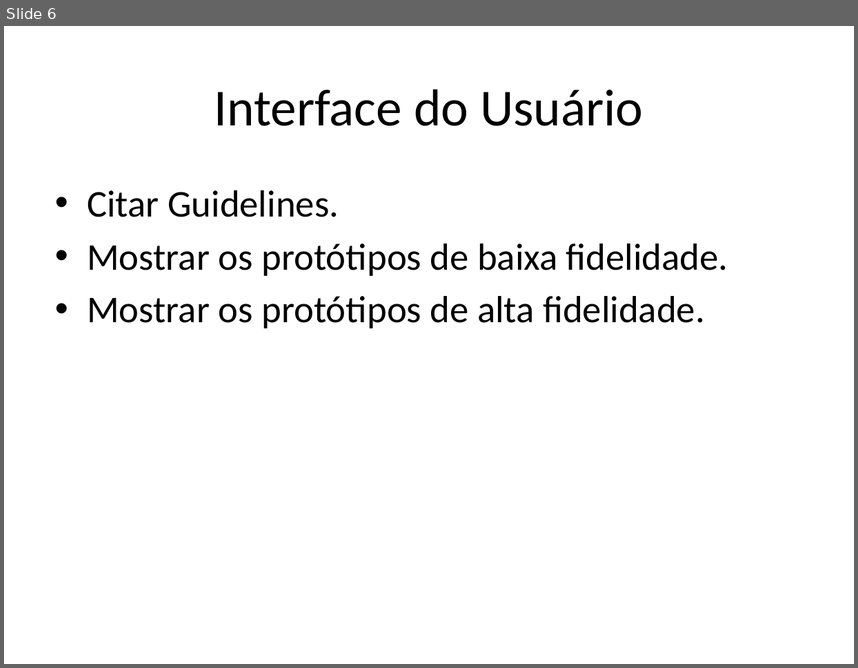
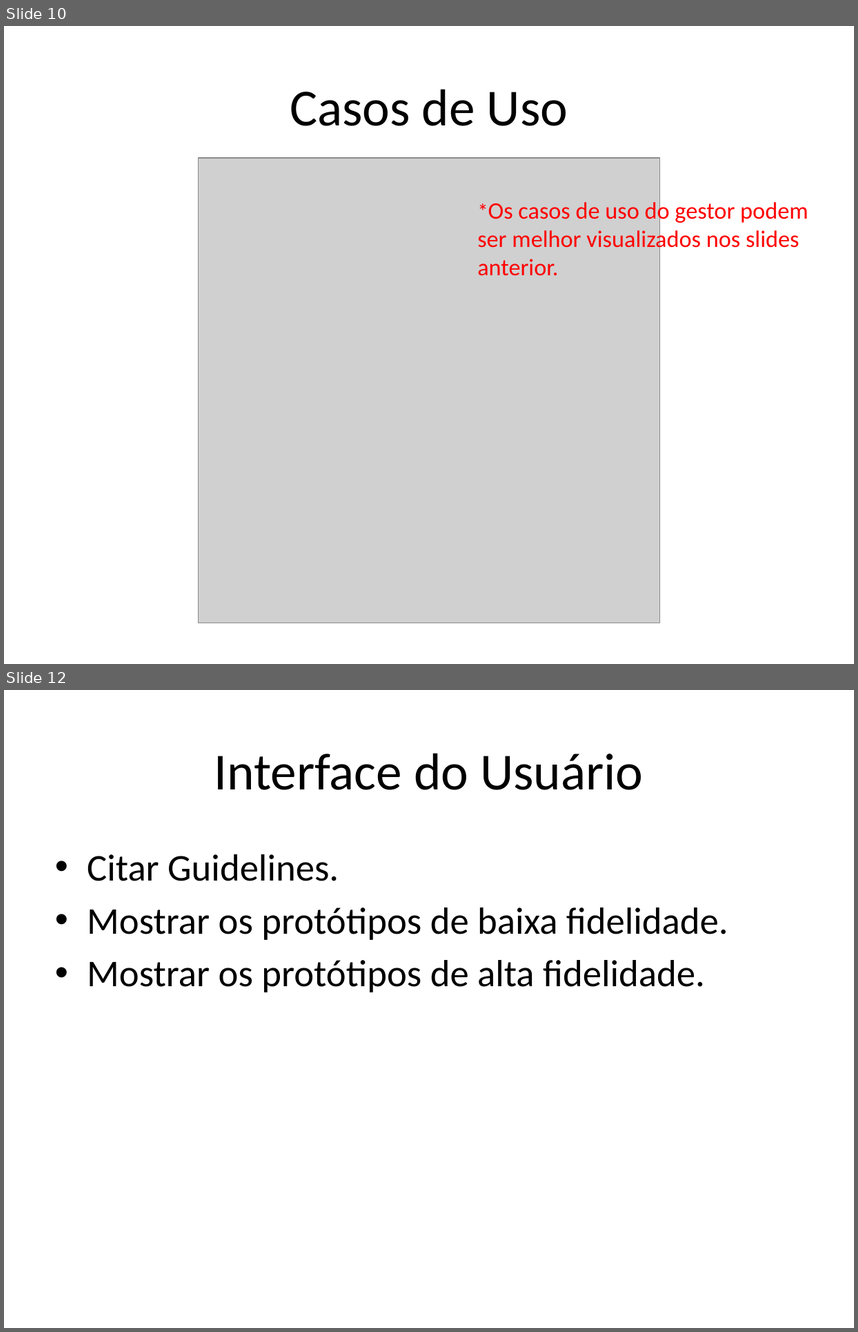
Before and after one commit to kokmz/TCCHUE, a slide deck: documentacao/G4_Apresentacao2sem2014_Final.pptx. Shown one above the other, each under a label of ours: slide 6 before the commit, slides 10 and 12 after it; the slides between them are not shown. The pictures are 858x668 and 858x1332 pixels, drawn with LibreOffice and Linux fonts; fonts in the diff are those of the drawing; grey boxes stand for pictures; background and template pictures are left out. Boxes give left, top, right and bottom in pixels: in the first picture for what was removed or moved away, otherwise in the second. Text is boxed around its words. In the diff, an @@ line names an element or a change of style, - is before the commit and + after.

```diff
--- a/documentacao/G4_Apresentacao2sem2014_Final.pptx
+++ b/documentacao/G4_Apresentacao2sem2014_Final.pptx
@@ slide 10 added at box(4, 26, 854, 664), background picture (left out) @@
@@ title added at box(290, 89, 568, 126), 44 pt, text #000000 @@
+Casos de Uso
@@ picture added at box(198, 158, 660, 623) @@
@@ text added at box(477, 199, 808, 276), 20 pt, text #FF0000 @@
+*Os casos de uso do gestor podem ser melhor visualizados nos slides anterior.
@@ what was slide 6 is now slide 12 @@
```
Also in this commit, not shown: 3 slides changed, 12 other slides added, 5 slides removed.
